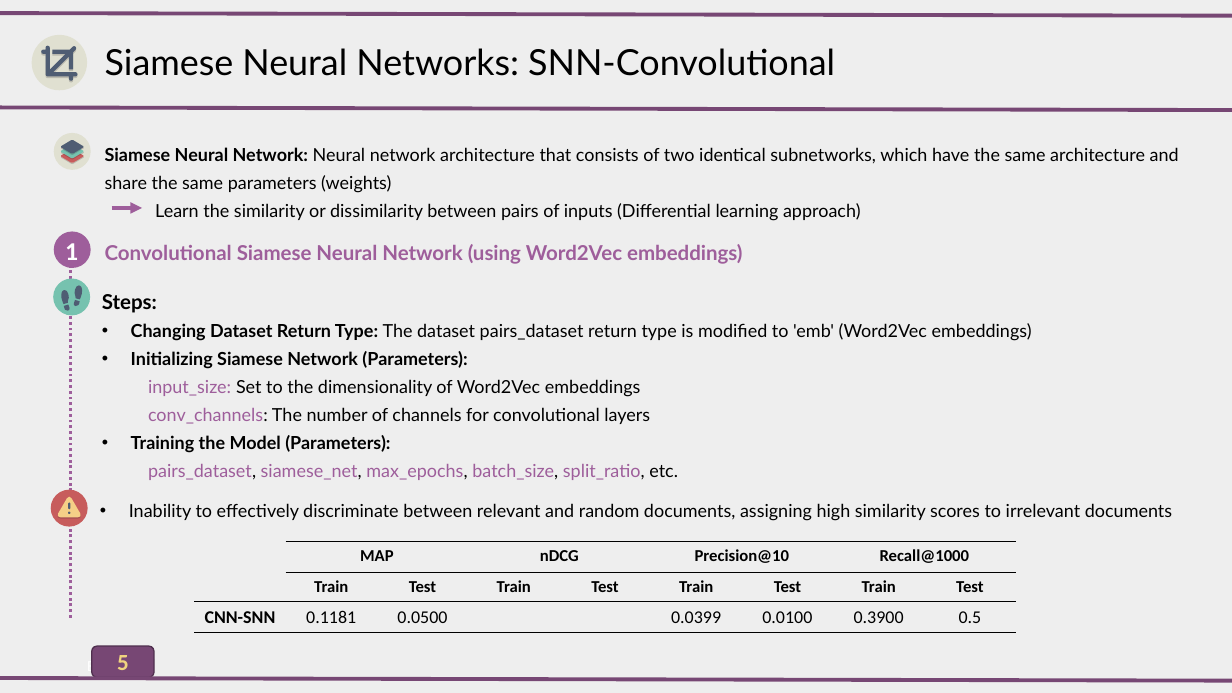
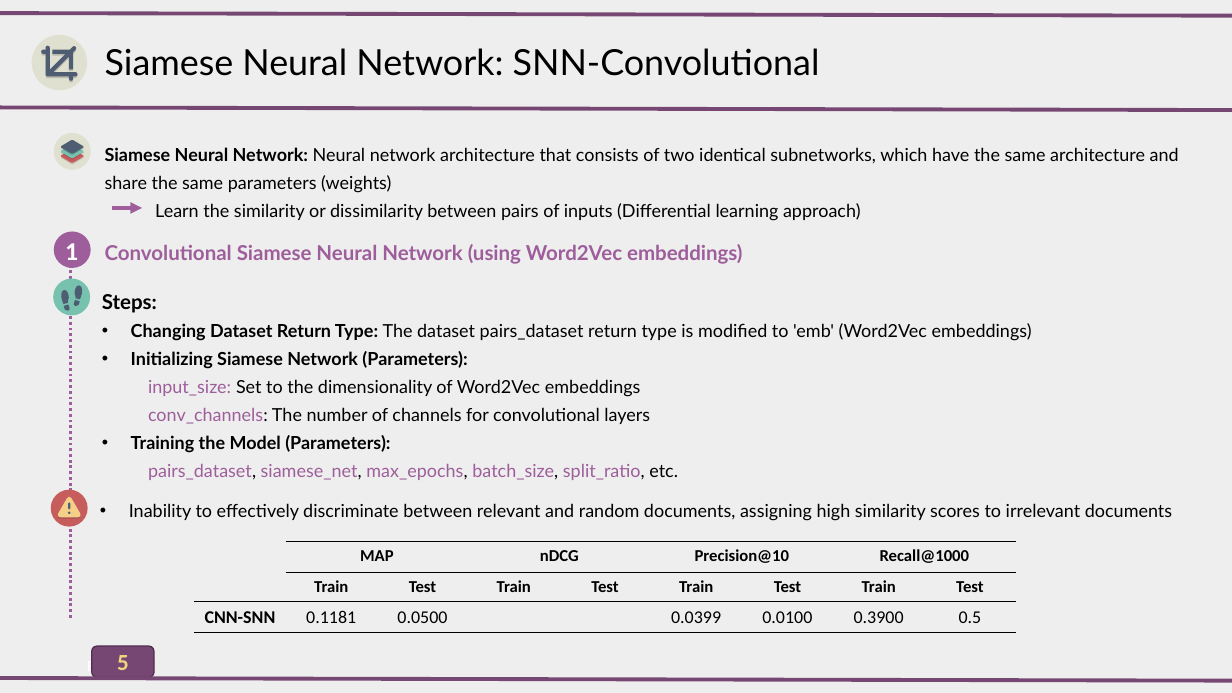
Before and after one commit to AlirezaAccelerates/IR_DSI_project, a slide deck: slide 5 of D/[P] Information Retrieval Project.pptx. Drawn at 1232x693 pixels with LibreOffice and Linux fonts; fonts in the diff are those of the drawing. Boxes give left, top, right and bottom in pixels: in the first picture for what was removed or moved away, otherwise in the second. Text is boxed around its words. In the diff, an @@ line names an element or a change of style, - is before the commit and + after.

```diff
--- a/D/[P] Information Retrieval Project.pptx
+++ b/D/[P] Information Retrieval Project.pptx
@@ text at [105,48,820,76]: text changed @@
-Siamese Neural Networks: SNN-Convolutional
+Siamese Neural Network: SNN-Convolutional
```
Also in this commit, not shown: 3 other slides changed, 1 other file.
